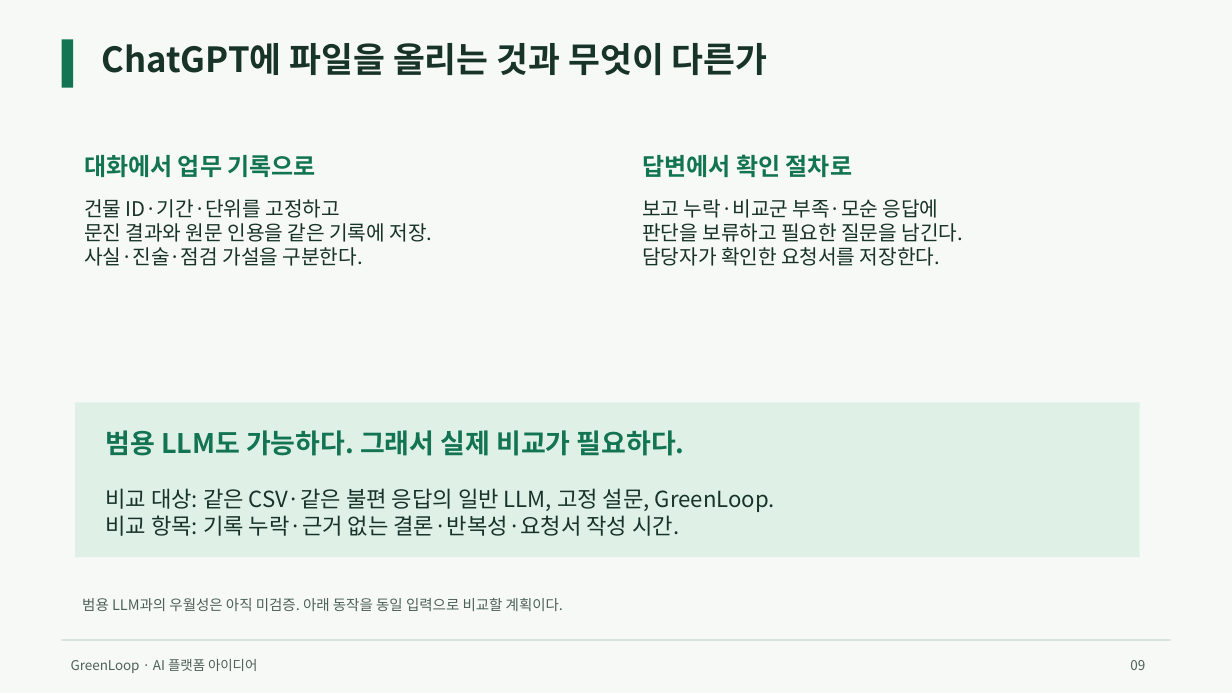
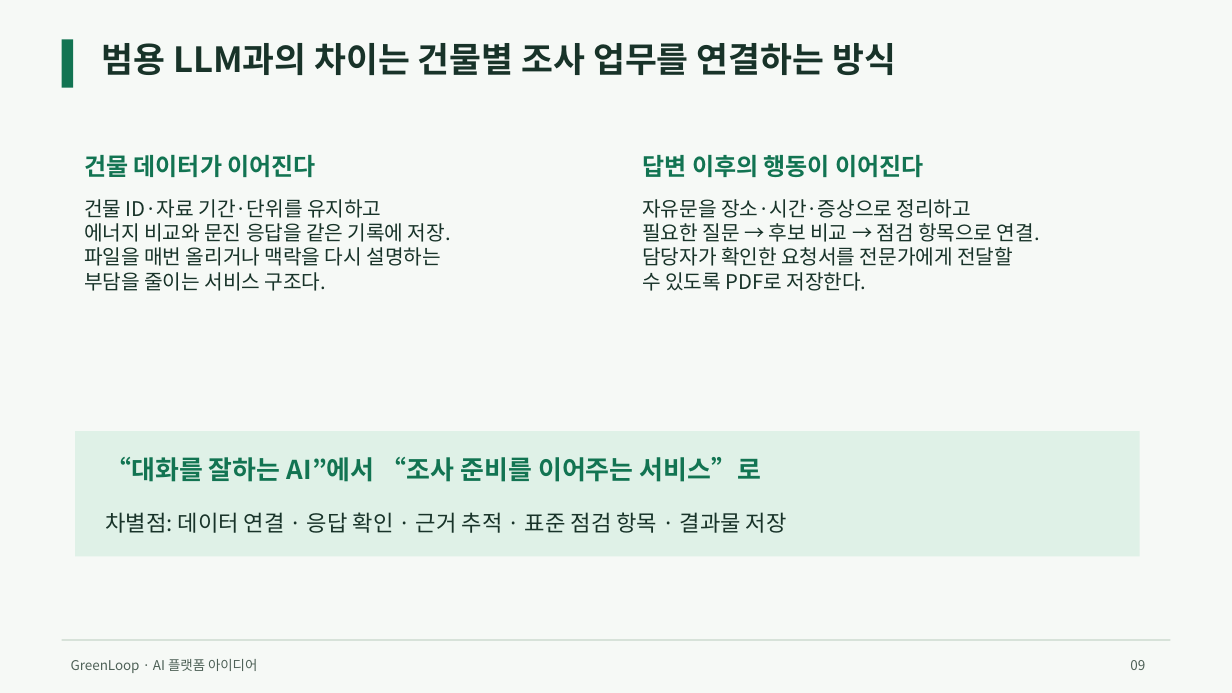
Before and after one commit to jeongiryang/green-remodeling-ai-2026, a slide deck: slide 9 of deliverables/final/GreenLoop_아이디어제안서.pptx. Drawn at 1232x693 pixels with LibreOffice and Linux fonts; fonts in the diff are those of the drawing. Boxes give left, top, right and bottom in pixels: in the first picture for what was removed or moved away, otherwise in the second. Text is boxed around its words. In the diff, an @@ line names an element or a change of style, - is before the commit and + after.

Commit message:
Refine GreenLoop submission visuals, summary and technical roles

```diff
--- a/deliverables/final/GreenLoop_아이디어제안서.pptx
+++ b/deliverables/final/GreenLoop_아이디어제안서.pptx
@@ text at (101,43,896,75): text changed @@
-ChatGPT에 파일을 올리는 것과 무엇이 다른가
+범용 LLM과의 차이는 건물별 조사 업무를 연결하는 방식
@@ text at (84,155,316,177): text changed @@
-대화에서 업무 기록으로
+건물 데이터가 이어진다
@@ text at (642,155,924,177): text changed @@
-답변에서 확인 절차로
+답변 이후의 행동이 이어진다
@@ text at (84,199,451,291): text changed @@
-건물 ID·기간·단위를 고정하고
-문진 결과와 원문 인용을 같은 기록에 저장.
-사실·진술·점검 가설을 구분한다.
+건물 ID·자료 기간·단위를 유지하고
+에너지 비교와 문진 응답을 같은 기록에 저장.
+파일을 매번 올리거나 맥락을 다시 설명하는
+부담을 줄이는 서비스 구조다.
@@ text at (642,199,1040,291): text changed @@
-보고 누락·비교군 부족·모순 응답에
-판단을 보류하고 필요한 질문을 남긴다.
-담당자가 확인한 요청서를 저장한다.
+자유문을 장소·시간·증상으로 정리하고
+필요한 질문 → 후보 비교 → 점검 항목으로 연결.
+담당자가 확인한 요청서를 전문가에게 전달할
+수 있도록 PDF로 저장한다.
@@ rectangle: place and size @@
-rectangle at (75,402,1140,557)
+rectangle at (75,432,1140,556)
@@ text added at (105,457,762,482), 20.2 pt, text #127452, bold @@
+“대화를 잘하는 AI”에서 “조사 준비를 이어주는 서비스”로
@@ text removed at (105,488,775,536) @@
-비교 대상: 같은 CSV·같은 불편 응답의 일반 LLM, 고정 설문, GreenLoop.
-비교 항목: 기록 누락·근거 없는 결론·반복성·요청서 작성 시간.
@@ text at (105,512,787,533): text changed; size 21 to 17.2 pt; text colour #127452 to #183329; bold off @@
-범용 LLM도 가능하다. 그래서 실제 비교가 필요하다.
+차별점: 데이터 연결 · 응답 확인 · 근거 추적 · 표준 점검 항목 · 결과물 저장
@@ text removed at (82,598,563,611) @@
-범용 LLM과의 우월성은 아직 미검증. 아래 동작을 동일 입력으로 비교할 계획이다.
```
Also in this commit, not shown: 10 other slides changed, 1 slide added, 1 slide removed, 17 other files.
